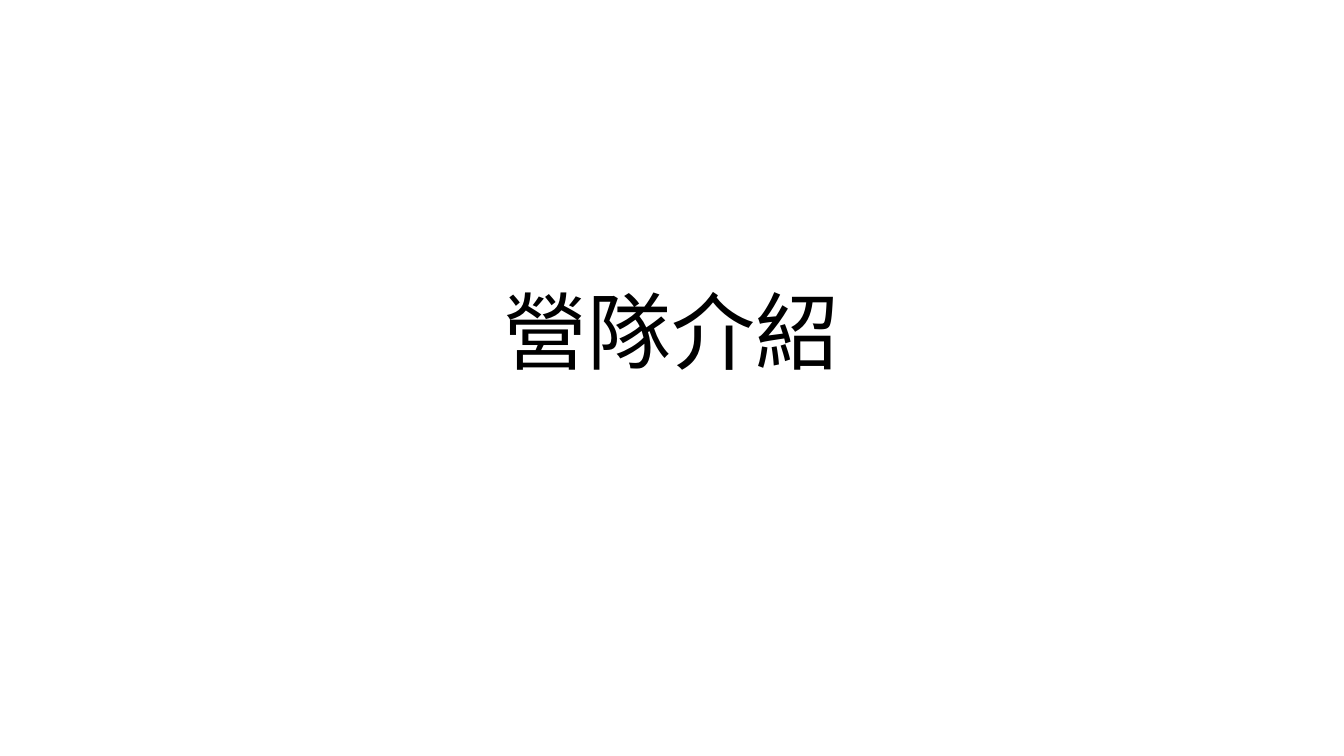
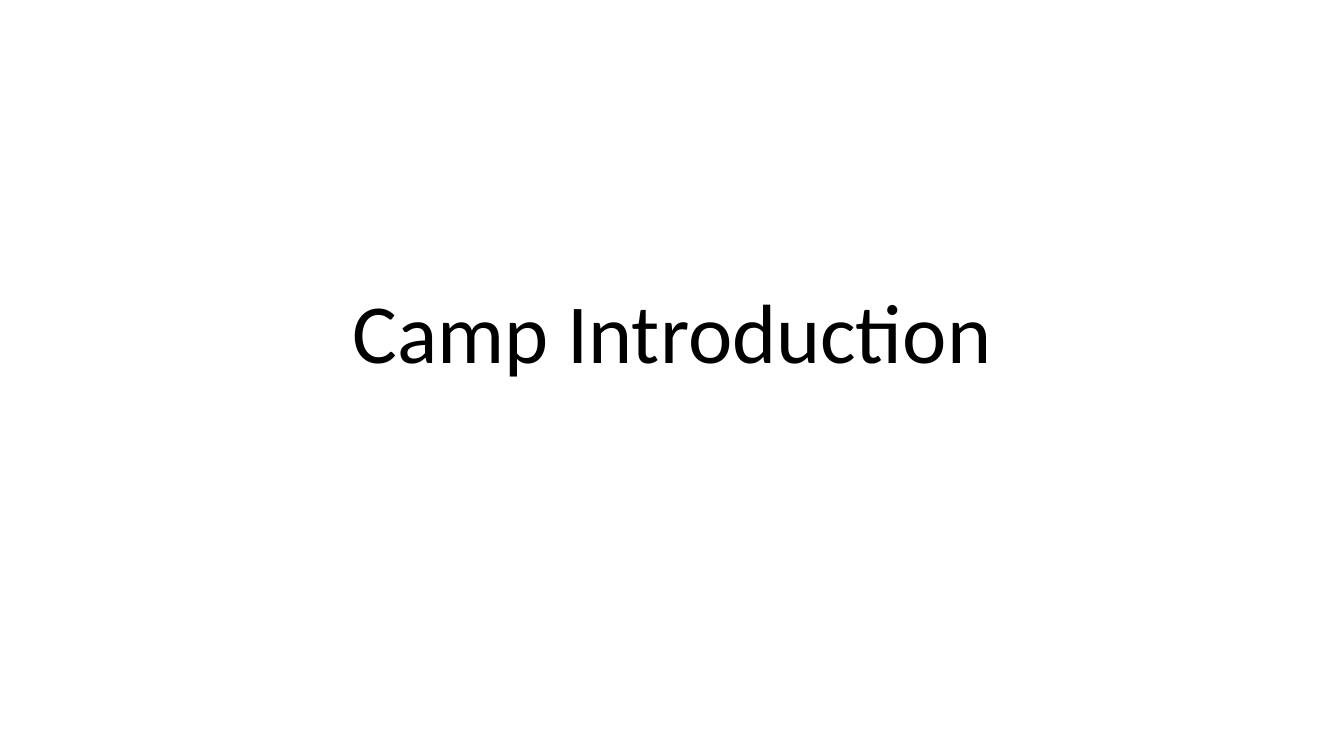
Before and after one commit to Yangbenson/Slide-assistant, a slide deck: slide 6 of PP_samples/sample.pptx. Drawn at 1344x756 pixels with LibreOffice and Linux fonts; fonts in the diff are those of the drawing. Boxes give left, top, right and bottom in pixels: in the first picture for what was removed or moved away, otherwise in the second. Text is boxed around its words. In the diff, an @@ line names an element or a change of style, - is before the commit and + after.

```diff
--- a/PP_samples/sample.pptx
+++ b/PP_samples/sample.pptx
@@ title at <box>352,304,992,377</box>: text changed @@
-營隊介紹
+Camp Introduction
```
Also in this commit, not shown: 6 other slides changed, 5 slides added, 5 slides removed, 9 other files.
